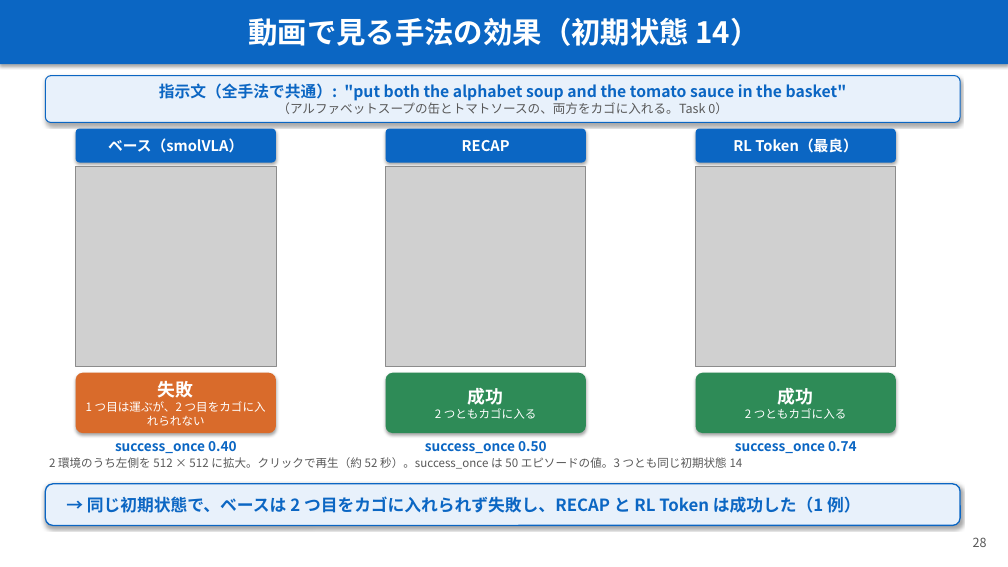
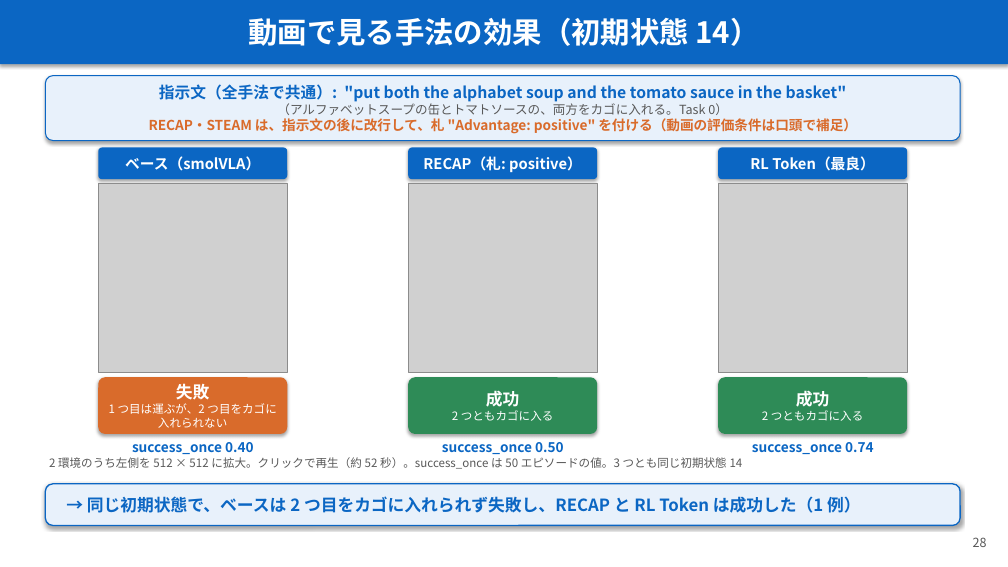
Before and after one commit to Junhand/libero_RL, a slide deck: slide 28 of docs/RECAP_STEAM_RLToken.pptx. Drawn at 1008x567 pixels with LibreOffice and Linux fonts; fonts in the diff are those of the drawing; grey boxes stand for pictures. Boxes give left, top, right and bottom in pixels: in the first picture for what was removed or moved away, otherwise in the second. Text is boxed around its words. In the diff, an @@ line names an element or a change of style, - is before the commit and + after.

```diff
--- a/docs/RECAP_STEAM_RLToken.pptx
+++ b/docs/RECAP_STEAM_RLToken.pptx
@@ rounded rectangle "指示文（全手法で共通）: "put both the alphabet ...": place and size @@
-rounded rectangle "指示文（全手法で共通）: "put both the alphabet ..." at bbox=[45, 76, 960, 123]
+rounded rectangle "指示文（全手法で共通）: "put both the alphabet ..." at bbox=[45, 76, 960, 141]
@@ text in rounded rectangle at bbox=[149, 118, 857, 134]: paragraph added @@
+RECAP・STEAM は、指示文の後に改行して、札 "Advantage: positive" を付ける（動画の評価条件は口頭で補足）
@@ rounded rectangle "ベース（smolVLA）": place and size @@
-rounded rectangle "ベース（smolVLA）" at bbox=[76, 129, 276, 163]
+rounded rectangle "ベース（smolVLA）" at bbox=[98, 147, 287, 179]
@@ rounded rectangle "RECAP（札: positive）": place and size @@
-rounded rectangle "RECAP（札: positive）" at bbox=[386, 129, 586, 163]
+rounded rectangle "RECAP（札: positive）" at bbox=[408, 147, 597, 179]
@@ rounded rectangle "RL Token（最良）": place and size @@
-rounded rectangle "RL Token（最良）" at bbox=[696, 129, 896, 163]
+rounded rectangle "RL Token（最良）" at bbox=[718, 147, 907, 179]
@@ text in rounded rectangle at bbox=[423, 156, 582, 172]: text changed @@
-RECAP
+RECAP（札: positive）
@@ picture: place and size @@
-picture at bbox=[76, 166, 276, 367]
+picture at bbox=[98, 183, 287, 372]
@@ picture: place and size @@
-picture at bbox=[386, 166, 586, 367]
+picture at bbox=[408, 183, 597, 372]
@@ picture: place and size @@
-picture at bbox=[696, 166, 896, 367]
+picture at bbox=[718, 183, 907, 372]
@@ rounded rectangle "失敗": place and size @@
-rounded rectangle "失敗" at bbox=[76, 373, 276, 433]
+rounded rectangle "失敗" at bbox=[98, 377, 287, 434]
@@ text in rounded rectangle at bbox=[176, 383, 210, 400]: size 17 to 16 pt in "失敗" @@
@@ rounded rectangle "成功": place and size @@
-rounded rectangle "成功" at bbox=[386, 373, 586, 433]
+rounded rectangle "成功" at bbox=[408, 377, 597, 434]
@@ rounded rectangle "成功": place and size @@
-rounded rectangle "成功" at bbox=[696, 373, 896, 433]
+rounded rectangle "成功" at bbox=[718, 377, 907, 434]
@@ text in rounded rectangle at bbox=[486, 390, 520, 407]: size 17 to 16 pt in "成功" @@
@@ text in rounded rectangle at bbox=[796, 390, 830, 407]: size 17 to 16 pt in "成功" @@
@@ text "success_once 0.40": place and size @@
-text "success_once 0.40" at bbox=[115, 441, 237, 453]
+text "success_once 0.40" at bbox=[132, 442, 254, 454]
@@ text "success_once 0.50": place and size @@
-text "success_once 0.50" at bbox=[425, 441, 547, 453]
+text "success_once 0.50" at bbox=[442, 442, 564, 454]
@@ text "success_once 0.74": place and size @@
-text "success_once 0.74" at bbox=[735, 441, 857, 453]
+text "success_once 0.74" at bbox=[752, 442, 874, 454]
```
Also in this commit, not shown: 1 other slide changed, 1 other file.
